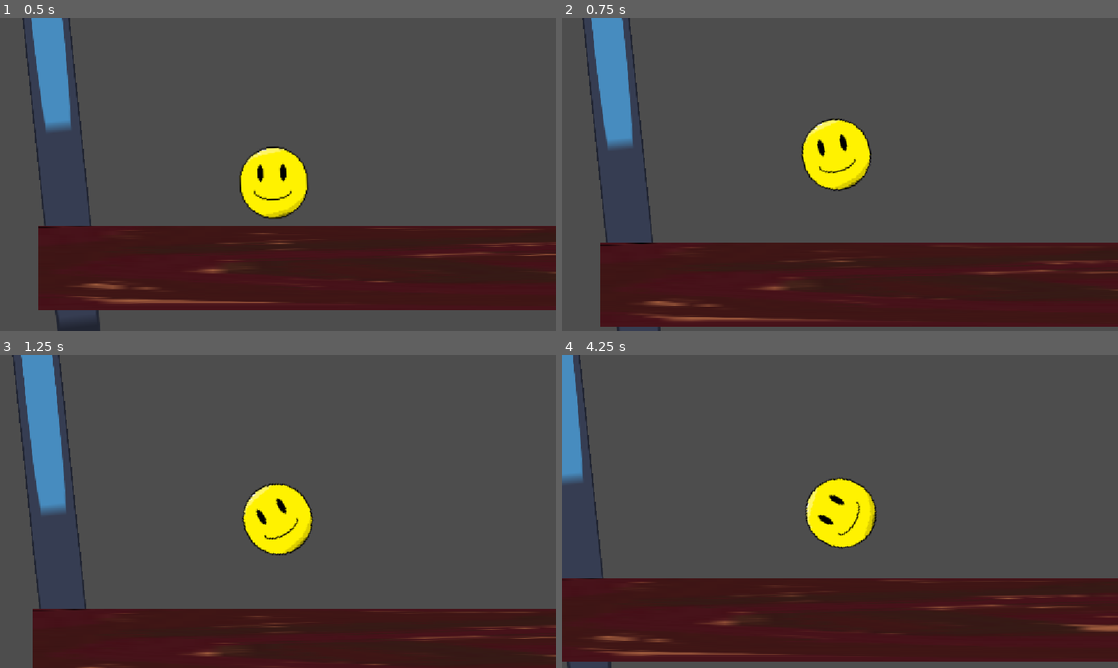
Above: before the commit, frames 1-4 (two rows, left to right).
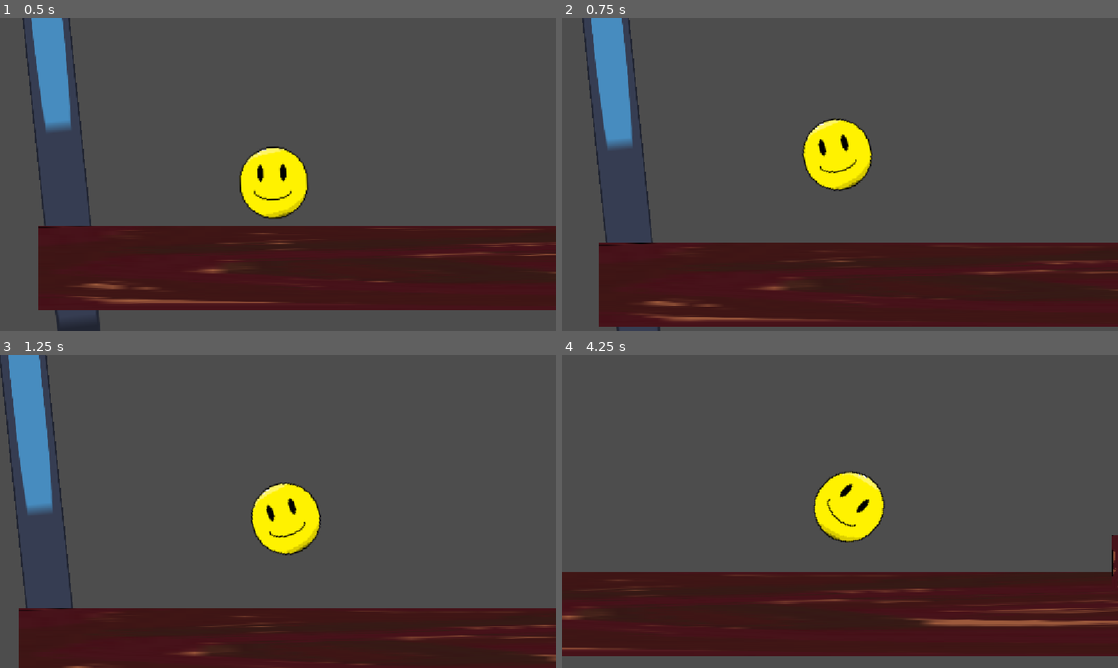
Above: after the commit, the same moments.

Repository: cyan-teal/hole-bounce
Game: Godot game, scene res://scenes/main.tscn
Two runs of this game, one before a commit and one after it. Both use one fixed random seed, a clock stepped at 60 frames per second and the inputs below. The engine's default icon, where the game draws it, is replaced by a stand-in: a white triangle on a blue panel in a dark square.
Inputs:
- Up to frame 1 (0.5 s): no input
- Up to frame 2 (0.75 s): hold Right (go_right) from 0.53 s (still down); hold Space (pass) from 0.53 s (still down)
- Up to frame 3 (1.25 s): keep holding Right (go_right); keep holding Space (pass)
- Up to frame 4 (4.25 s): release Right (go_right) at 1.28 s; release Space (pass) at 1.28 s; hold Left (go_left) 1.28-2.03 s; tap Space (pass) at 1.35, 2.85 s; hold Space (pass) 2.03-2.78 s; hold Right (go_right) 2.03-3.53 s; hold Left (go_left) from 3.53 s (still down); hold Space (pass) from 3.53 s (still down)

Frame 1 is identical in both runs. In frame 2, 0.8% of the frame differs, in the area x 3-56%, y 0-100%; in frame 3, 5.5%; in frame 4, 9.2%, in the area x 0-100%, y 0-100%.

Commit message:
Make player move and spin faster

Diff:
--- a/hole-bounce/scripts/player.gd
+++ b/hole-bounce/scripts/player.gd
@@ -1,21 +1,19 @@
 extends RigidBody2D
 
-const SPEED: float = 5000.0
+const SPEED: float = 17_000.0
+const ROTATIONAL_SPEED: float = 150_000.0
 const BOUNCE: float = 300.0
-
-
-# Called when the node enters the scene tree for the first time.
-func _ready() -> void:
-	pass # Replace with function body.
 
 
 # Called every frame. 'delta' is the elapsed time since the previous frame.
 func _process(delta: float) -> void:
 	if Input.is_action_pressed("go_left"):
 		apply_force(Vector2.LEFT * SPEED * delta)
+		apply_torque(-ROTATIONAL_SPEED * delta)
 	if Input.is_action_pressed("go_right"):
 		apply_force(Vector2.RIGHT * SPEED * delta)
-	pass
+		apply_torque(ROTATIONAL_SPEED * delta)
+
 
 
 func _on_body_entered(body: Node) -> void:
